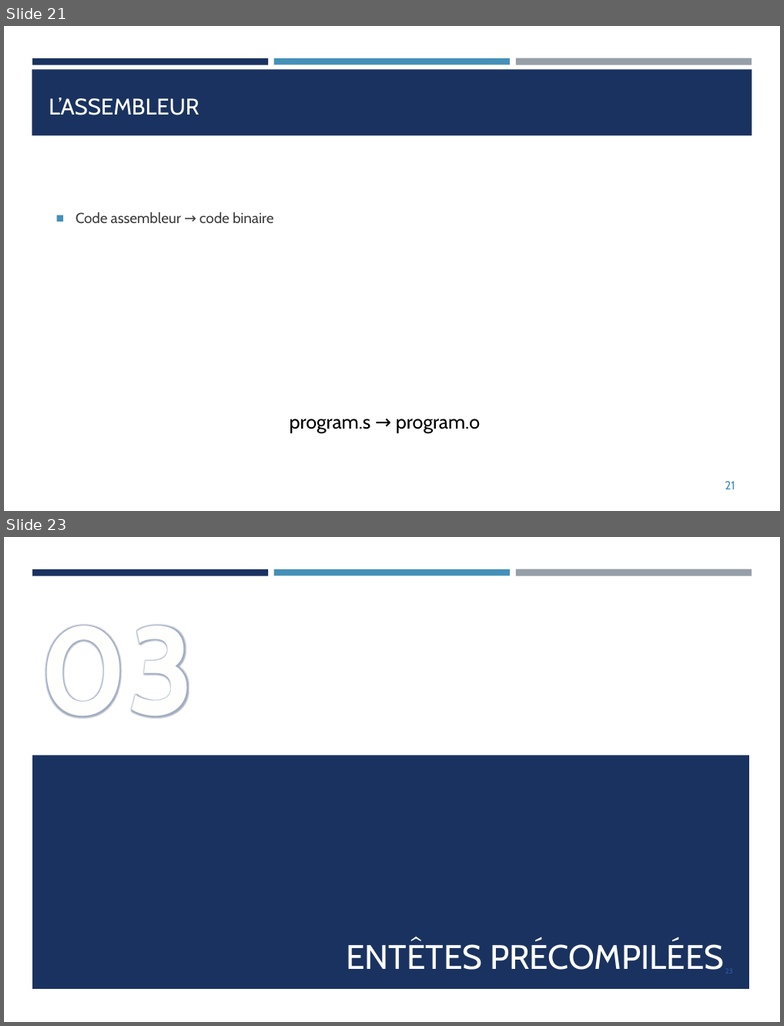
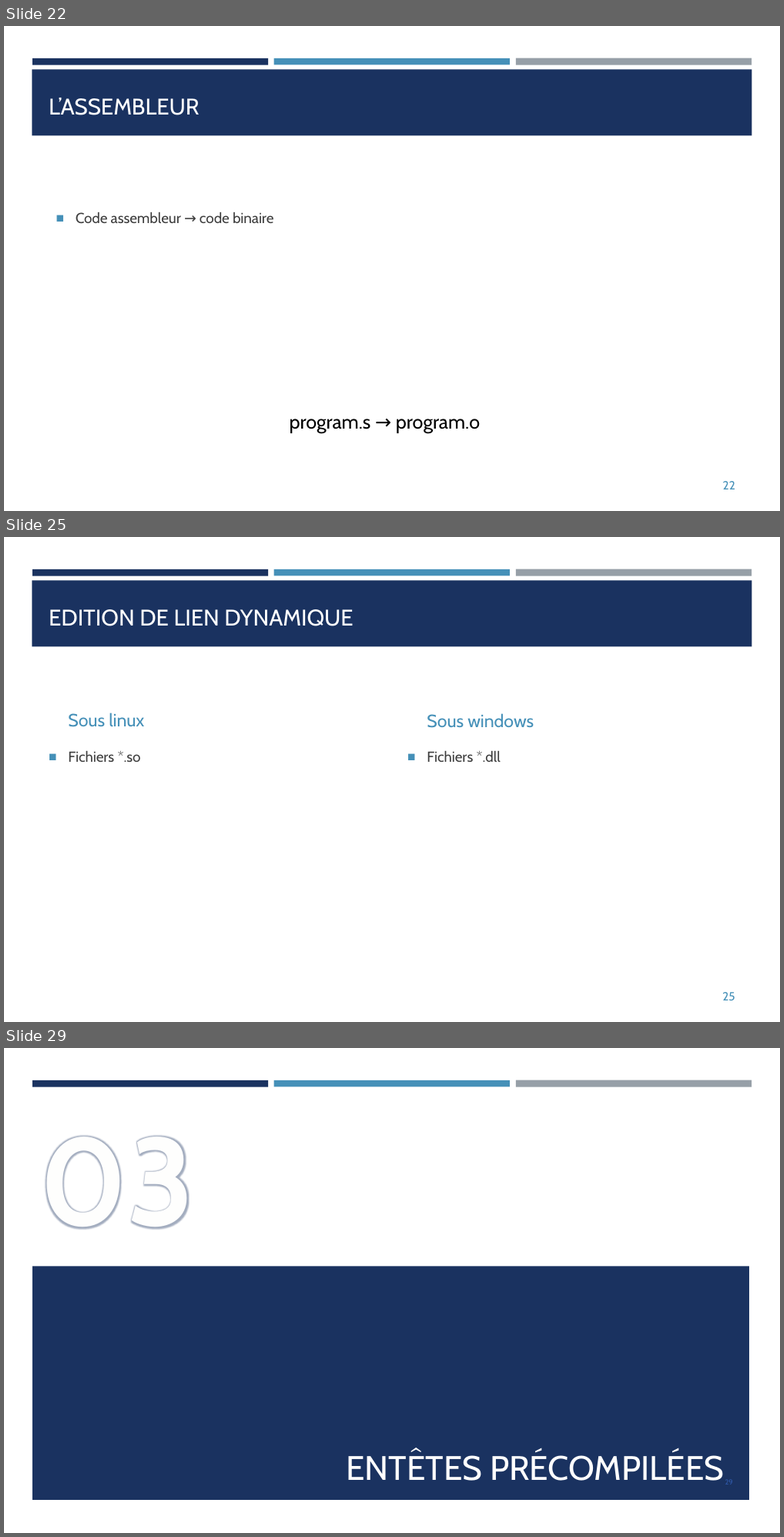
Before and after one commit to franckginguene/cpp_scalian, a slide deck: diapos/CPP_matin.pptx. Shown one above the other, each under a label of ours: slides 21 and 23 before the commit, slides 22, 25 and 29 after it; the slides between them are not shown. The pictures are 784x1026 and 784x1537 pixels, drawn with LibreOffice and Linux fonts; fonts in the diff are those of the drawing. Boxes give left, top, right and bottom in pixels: in the first picture for what was removed or moved away, otherwise in the second. Text is boxed around its words. In the diff, an @@ line names an element or a change of style, - is before the commit and + after.

Commit message:
update : link edition

```diff
--- a/diapos/CPP_matin.pptx
+++ b/diapos/CPP_matin.pptx
@@ slide 25 added at bbox=[4, 537, 780, 1022], background #FFFFFF; not listed: 4 template elements that a slide beside it also shows @@
@@ title added at bbox=[49, 609, 353, 626], 21 pt, text #FFFFFF @@
+EDITION DE LIEN DYNAMIQUE
@@ text added at bbox=[68, 713, 144, 727], 16.5 pt, text #4590B8 @@
+Sous linux
@@ text added at bbox=[427, 713, 534, 728], 16.5 pt, text #4590B8 @@
+Sous windows
@@ text added at bbox=[68, 751, 141, 762], 13.5 pt, text #3D3D3D @@
+■ Fichiers *.so
@@ text added at bbox=[427, 751, 501, 762], 13.5 pt, text #3D3D3D @@
+■ Fichiers *.dll
@@ page number added at bbox=[722, 992, 735, 1001], 11 pt, text #4590B8 @@
+25
@@ what was slide 21 is now slide 22 @@
@@ page number at bbox=[723, 481, 736, 490]: text changed @@
-21
+22
@@ what was slide 23 is now slide 29 @@
```
Also in this commit, not shown: 4 slides changed, 5 other slides added.
